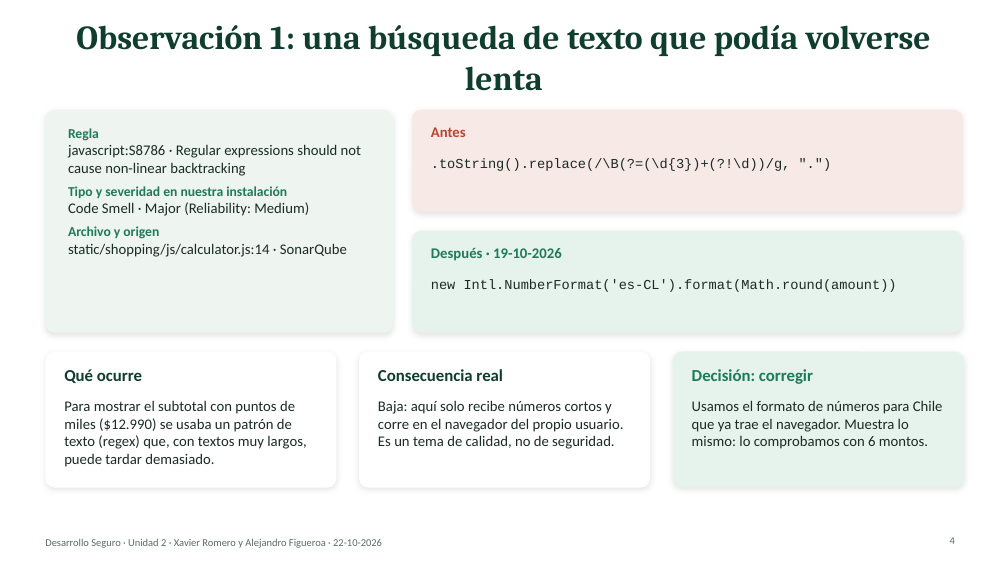
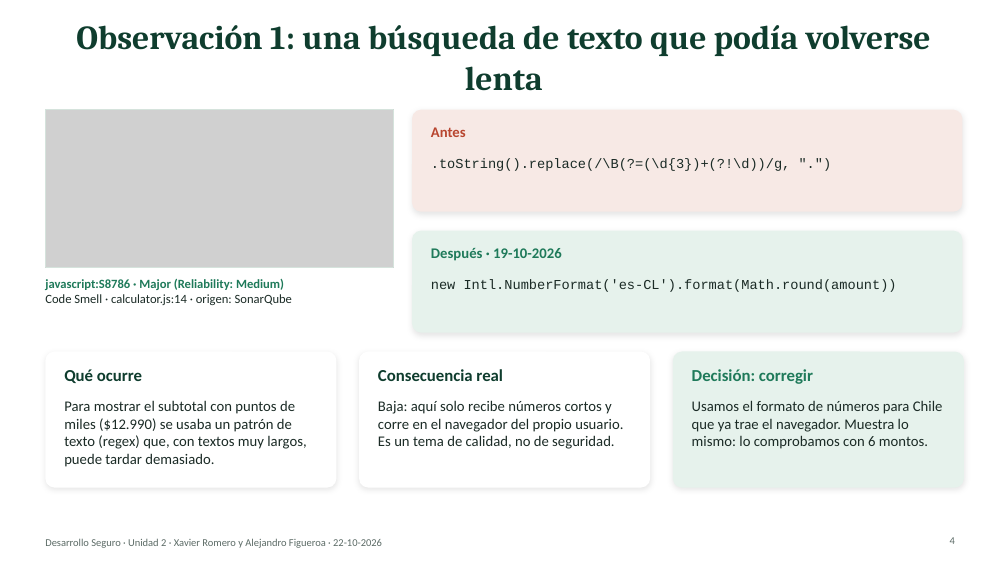
Before and after one commit to xaviiromf/desarrollo-seguro-10-09, a slide deck: slide 4 of evaluacion_u2/Presentacion_U2_Desarrollo_Seguro.pptx. Drawn at 1008x567 pixels with LibreOffice and Linux fonts; fonts in the diff are those of the drawing; grey boxes stand for pictures. Boxes give left, top, right and bottom in pixels: in the first picture for what was removed or moved away, otherwise in the second. Text is boxed around its words. In the diff, an @@ line names an element or a change of style, - is before the commit and + after.

Commit message:
docs: show SonarQube screenshots on analysis and observation slides

```diff
--- a/evaluacion_u2/Presentacion_U2_Desarrollo_Seguro.pptx
+++ b/evaluacion_u2/Presentacion_U2_Desarrollo_Seguro.pptx
@@ rounded rectangle removed at [45,110,393,333] @@
@@ picture added at [45,110,393,267] @@
@@ rectangle added at [45,110,393,267], outline #D5E3DC 0.75 pt @@
@@ text removed at [68,128,361,257] @@
-Regla
-javascript:S8786 · Regular expressions should not cause non-linear backtracking
-Tipo y severidad en nuestra instalación
-Code Smell · Major (Reliability: Medium)
-Archivo y origen
-static/shopping/js/calculator.js:14 · SonarQube
@@ text added at [45,279,292,305], 12 pt, text #1B2B26 @@
+javascript:S8786 · Major (Reliability: Medium)
+Code Smell · calculator.js:14 · origen: SonarQube
```
Also in this commit, not shown: 2 other slides changed, 8 other files.
